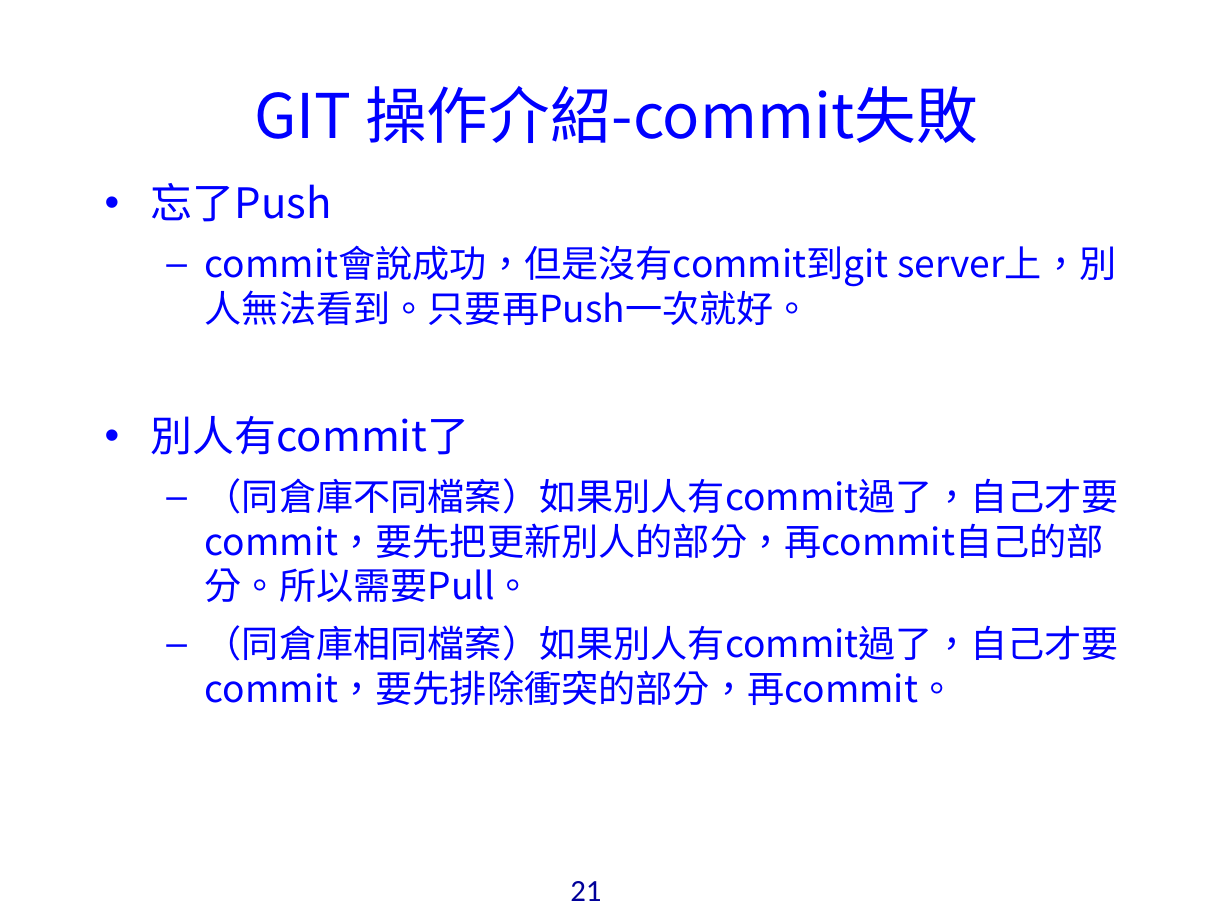
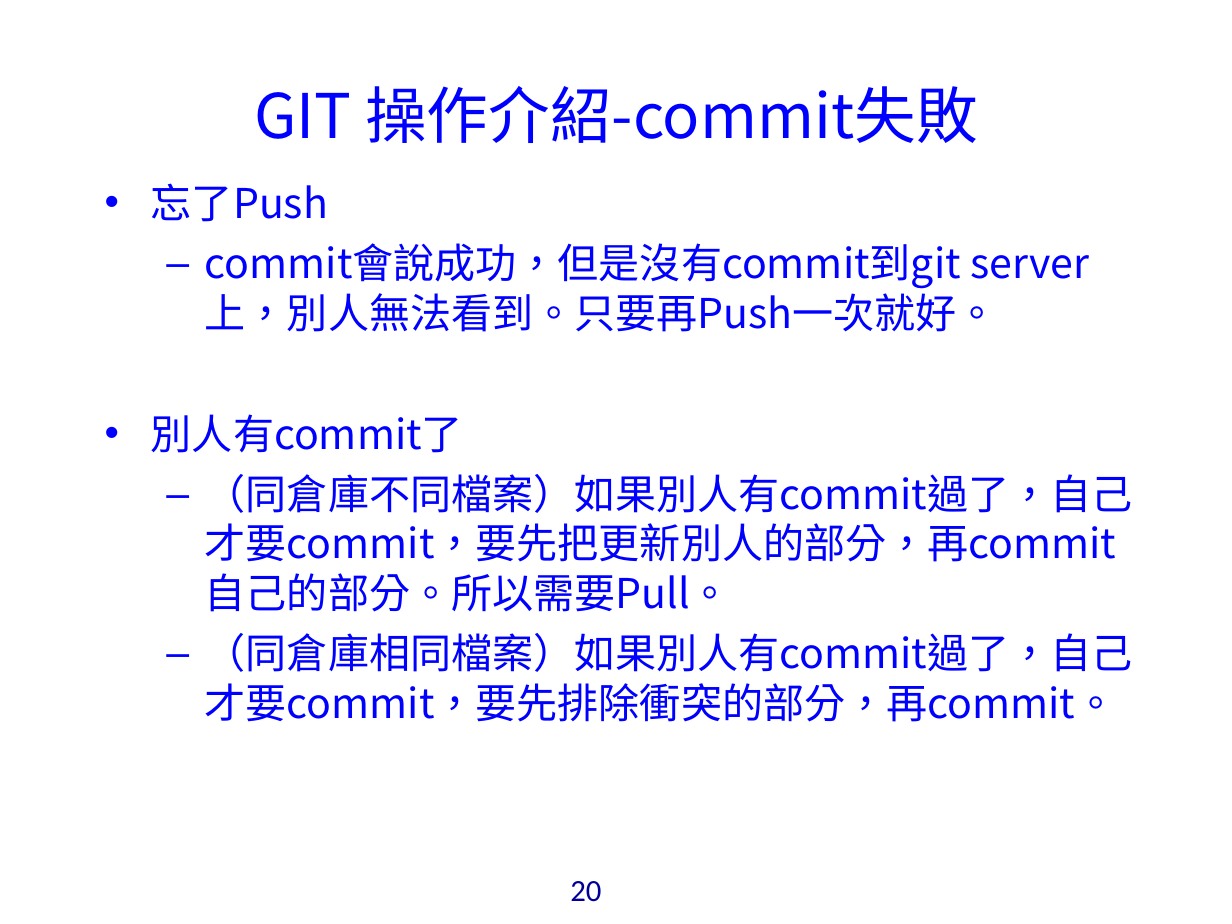
Before and after one commit to bunshue/vcs, a slide deck: slide 20 of _9.tmp/GIT的安裝與使用_ims.ppt (slide 21 before the commit). Drawn at 1232x924 pixels with LibreOffice and Linux fonts; fonts in the diff are those of the drawing; background and template pictures are left out. Boxes give left, top, right and bottom in pixels: in the first picture for what was removed or moved away, otherwise in the second. Text is boxed around its words. In the diff, an @@ line names an element or a change of style, - is before the commit and + after.

```diff
--- a/_9.tmp/GIT的安裝與使用_ims.ppt
+++ b/_9.tmp/GIT的安裝與使用_ims.ppt
@@ text "忘了Push" at box(151, 183, 1133, 722): size 24.5 to 24.1 pt in "忘了Push", "別人有commit了"; size 21.7 to 24.1 pt; less space between paragraphs @@
@@ page number at box(570, 881, 601, 902): text changed @@
-21
+20
```
Also in this commit, not shown: 2 other slides changed, 1 slide added, 2 slides removed, 21 other files.
